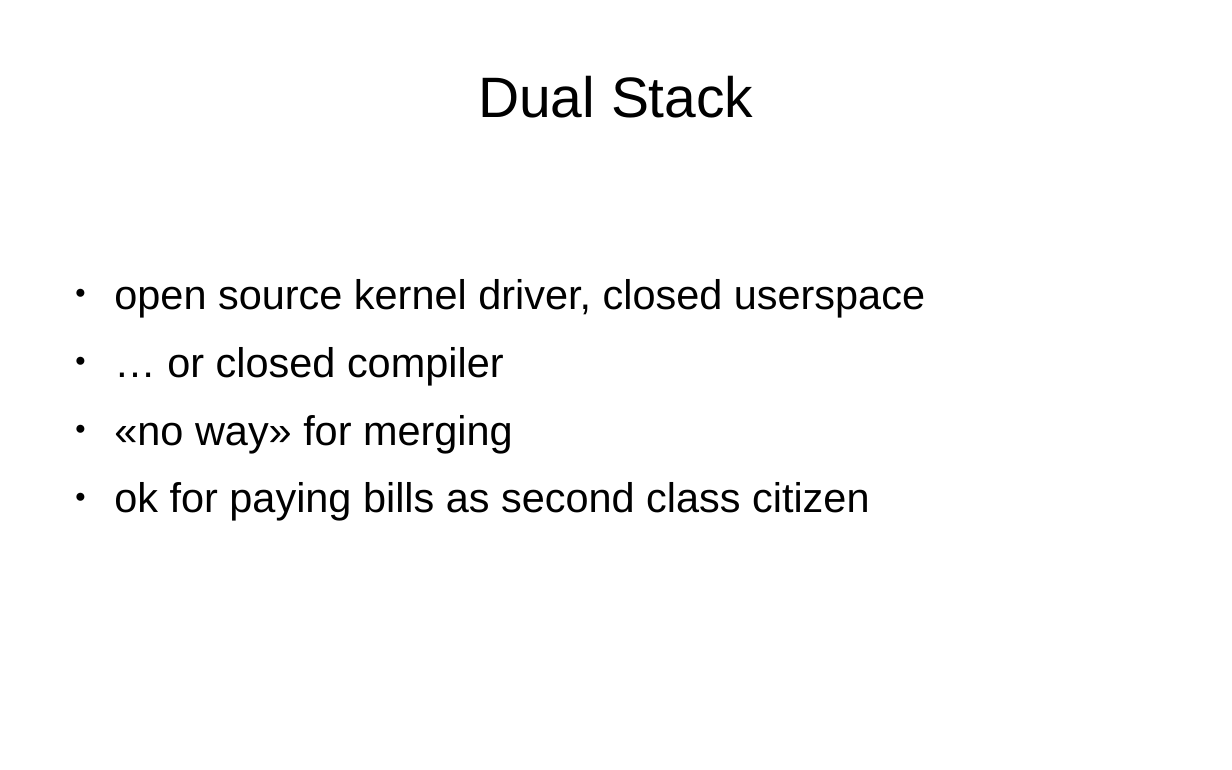
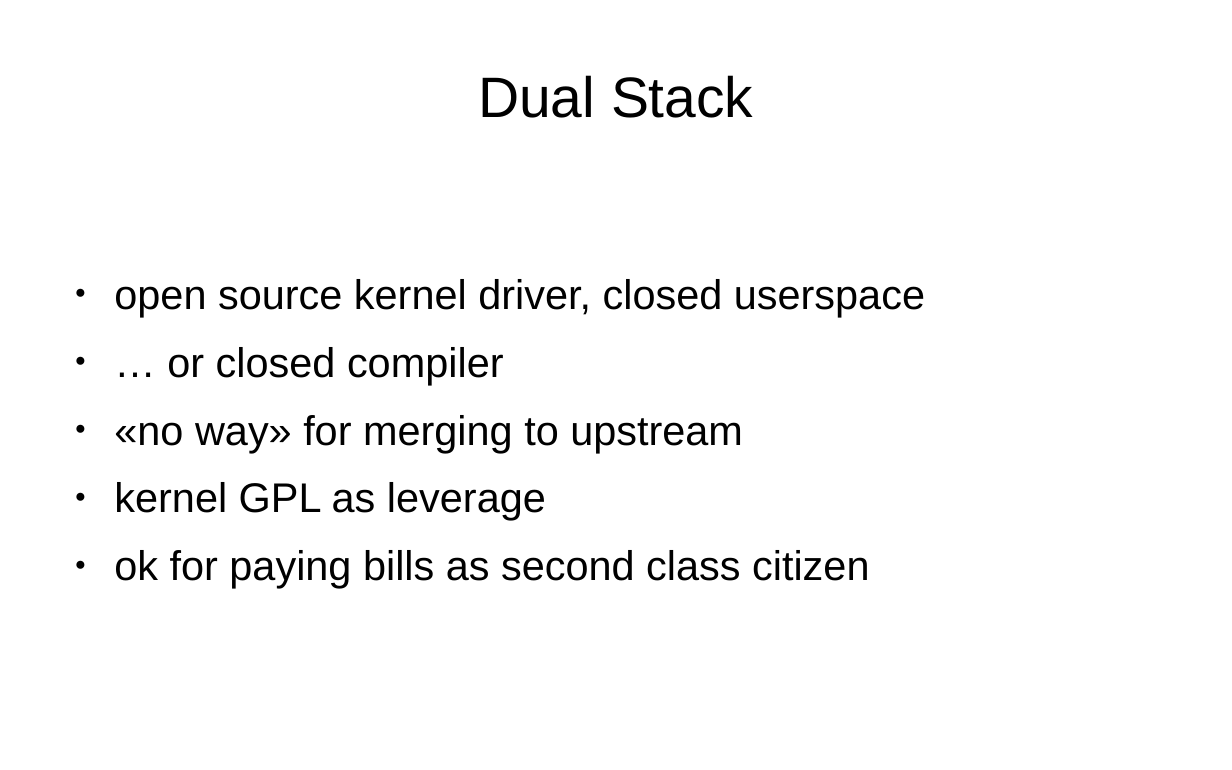
Before and after one commit to danvet/danvet.github.io, a slide deck: slide 19 of slides/lca-2020-awesome.odp. Drawn at 1232x770 pixels with LibreOffice and Linux fonts; fonts in the diff are those of the drawing. Boxes give left, top, right and bottom in pixels: in the first picture for what was removed or moved away, otherwise in the second. Text is boxed around its words. In the diff, an @@ line names an element or a change of style, - is before the commit and + after.

Commit message:
update slides

```diff
--- a/slides/lca-2020-awesome.odp
+++ b/slides/lca-2020-awesome.odp
@@ text at box(114, 415, 743, 520): text changed @@
-● «no way» for merging
+● «no way» for merging to upstream
+● kernel GPL as leverage
```
Also in this commit, not shown: 2 other slides changed, 2 other files.
